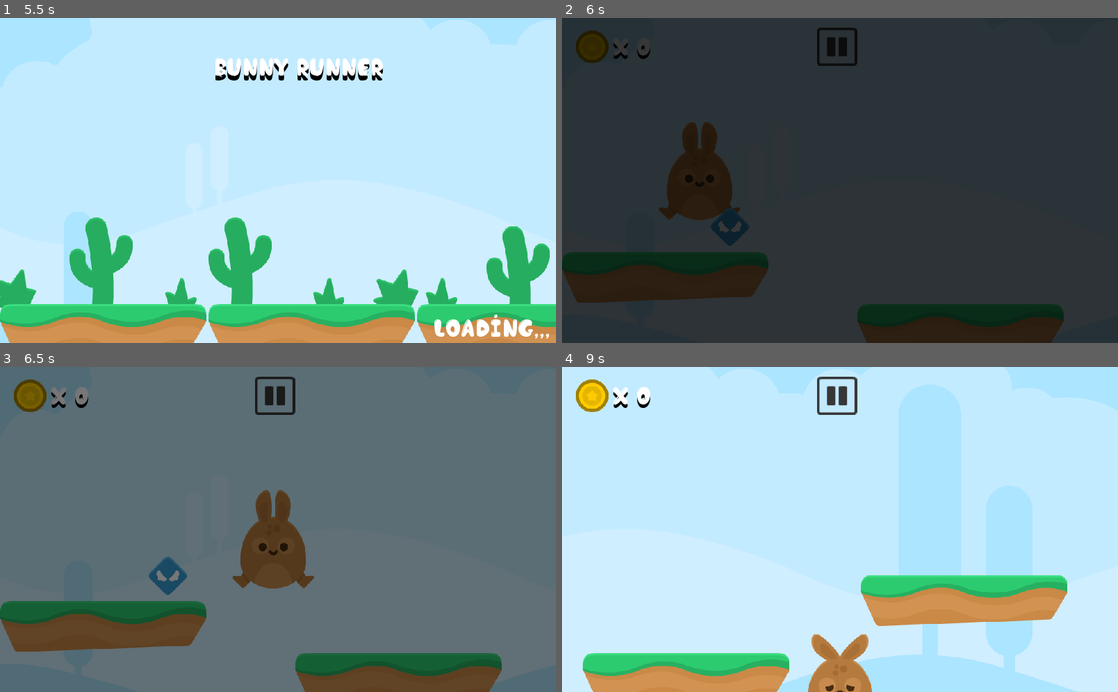
Above: before the commit, frames 1-4 (two rows, left to right).
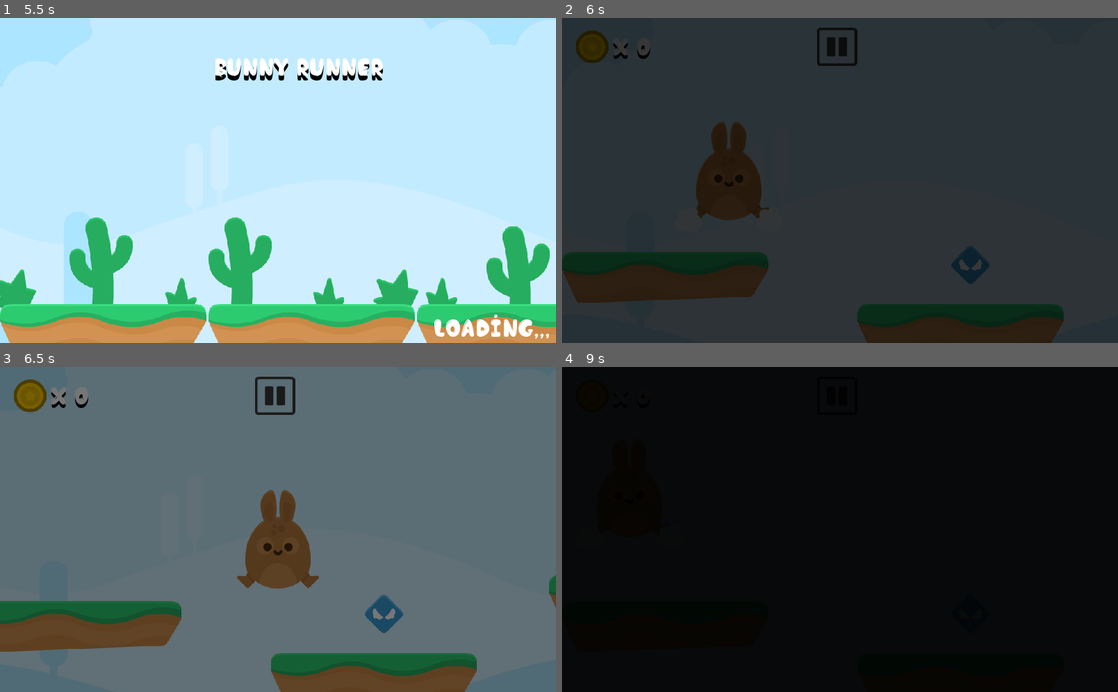
Above: after the commit, the same moments.

Repository: soapmactavish23/BunnyRunner
Game: Godot game, scene res://scenes/Menu.tscn
Two runs of this game, one before a commit and one after it. Both use one fixed random seed, a clock stepped at 60 frames per second and the inputs below. Sound files missing from this copy of the repository are replaced by a short silence.
Inputs (mouse positions are in pixels of both pictures, inside the frame that each line leads up to):
- Up to frame 1 (5.5 s): click "jogar" at 0.5 s; move the mouse to (400, 164) at 1.27 s; click (400, 164) at 1.42 s; move the mouse to (166, 196) at 2.02 s; click (166, 196) at 2.17 s; move the mouse to (333, 109) at 2.77 s; click (333, 109) at 2.92 s; move the mouse to (250, 245) at 3.52 s; click (250, 245) at 3.67 s; move the mouse to (444, 229) at 4.27 s; click (444, 229) at 4.42 s; move the mouse to (111, 131) at 5.02 s; click (111, 131) at 5.17 s
- Up to frame 2 (6 s): move the mouse to (867, 180) at 5.77 s; click (867, 180) at 5.92 s
- Up to frame 3 (6.5 s): no input
- Up to frame 4 (9 s): move the mouse to (756, 448) at 6.52 s; click (756, 448) at 6.67 s; move the mouse to (962, 513) at 7.27 s; click (962, 513) at 7.42 s; move the mouse to (728, 545) at 8.02 s; click (728, 545) at 8.17 s; move the mouse to (895, 458) at 8.77 s; click (895, 458) at 8.92 s

Frame 1 is identical in both runs. In frame 2, 3.8% of the frame differs, in the area x 17-77%, y 32-82%; in frame 3, 4.5%; in frame 4, 100%, in the area x 0-100%, y 0-100%.

Commit message:
'asas-finished'

Diff:
--- a/probs/HUD.tscn
+++ b/probs/HUD.tscn
@@ -6,8 +6,8 @@
 [ext_resource path="res://sprites/HUD/lineDark/lineDark09.png" type="Texture" id=4]
 [ext_resource path="res://sprites/HUD/lineDark/lineDark42.png" type="Texture" id=5]
 [ext_resource path="res://sprites/HUD/lineDark/lineDark37.png" type="Texture" id=6]
-[ext_resource path="res://sprites/HUD/lineDark/lineDark14.png" type="Texture" id=7]
-[ext_resource path="res://sprites/HUD/lineDark/lineDark12.png" type="Texture" id=8]
+[ext_resource path="res://sprites/HUD/lineDark/lineDark12.png" type="Texture" id=7]
+[ext_resource path="res://sprites/HUD/lineDark/lineDark14.png" type="Texture" id=8]
 
 [sub_resource type="DynamicFontData" id=1]
 font_path = "res://fonts/Chocolate Bar Demo.otf"
@@ -20,12 +20,12 @@
 animations = [ {
 "frames": [ ExtResource( 7 ) ],
 "loop": true,
-"name": "off",
+"name": "on",
 "speed": 5.0
 }, {
 "frames": [ ExtResource( 8 ) ],
 "loop": true,
-"name": "on",
+"name": "off",
 "speed": 5.0
 } ]
 
--- a/probs/Player.tscn
+++ b/probs/Player.tscn
@@ -1,13 +1,17 @@
-[gd_scene load_steps=13 format=2]
+[gd_scene load_steps=18 format=2]
 
 [ext_resource path="res://scripts/Player.gd" type="Script" id=1]
-[ext_resource path="res://sprites/Players/bunny1_jump.png" type="Texture" id=2]
-[ext_resource path="res://sprites/Players/bunny1_stand.png" type="Texture" id=3]
-[ext_resource path="res://sprites/Players/bunny1_walk1.png" type="Texture" id=4]
-[ext_resource path="res://sprites/Players/bunny1_walk2.png" type="Texture" id=5]
-[ext_resource path="res://sprites/Players/bunny1_hurt.png" type="Texture" id=6]
-[ext_resource path="res://sprites/Particles/smoke.png" type="Texture" id=7]
-[ext_resource path="res://samples/jump.wav" type="AudioStream" id=8]
+[ext_resource path="res://sprites/Items/wing_left.png" type="Texture" id=2]
+[ext_resource path="res://sprites/Items/wing_right.png" type="Texture" id=3]
+[ext_resource path="res://sprites/Players/bunny1_jump.png" type="Texture" id=4]
+[ext_resource path="res://sprites/Players/bunny1_stand.png" type="Texture" id=5]
+[ext_resource path="res://sprites/Players/bunny1_walk1.png" type="Texture" id=6]
+[ext_resource path="res://sprites/Players/bunny1_walk2.png" type="Texture" id=7]
+[ext_resource path="res://sprites/Players/bunny1_hurt.png" type="Texture" id=8]
+[ext_resource path="res://sprites/Particles/smoke.png" type="Texture" id=9]
+[ext_resource path="res://samples/jump.wav" type="AudioStream" id=10]
+[ext_resource path="res://samples/death.wav" type="AudioStream" id=11]
+[ext_resource path="res://samples/flap.wav" type="AudioStream" id=12]
 
 [sub_resource type="CapsuleShape2D" id=1]
 radius = 63.3487
@@ -15,26 +19,55 @@
 
 [sub_resource type="SpriteFrames" id=2]
 animations = [ {
-"frames": [ ExtResource( 2 ), ExtResource( 3 ) ],
+"frames": [ ExtResource( 4 ), ExtResource( 5 ) ],
 "loop": true,
 "name": "victory",
 "speed": 8.0
 }, {
-"frames": [ ExtResource( 2 ) ],
+"frames": [ ExtResource( 4 ) ],
 "loop": false,
 "name": "jump",
 "speed": 5.0
 }, {
-"frames": [ ExtResource( 4 ), ExtResource( 5 ) ],
+"frames": [ ExtResource( 6 ), ExtResource( 7 ) ],
 "loop": true,
 "name": "walk",
 "speed": 8.0
 }, {
-"frames": [ ExtResource( 6 ) ],
+"frames": [ ExtResource( 8 ) ],
 "loop": true,
 "name": "hurt",
 "speed": 5.0
 } ]
+
+[sub_resource type="Animation" id=5]
+resource_name = "asas"
+length = 0.14
+step = 0.01
+tracks/0/type = "value"
+tracks/0/path = NodePath("asas/Sprite:rotation_degrees")
+tracks/0/interp = 1
+tracks/0/loop_wrap = true
+tracks/0/imported = false
+tracks/0/enabled = true
+tracks/0/keys = {
+"times": PoolRealArray( 0, 0.14 ),
+"transitions": PoolRealArray( 1, 1 ),
+"update": 0,
+"values": [ 25.0, -50.0 ]
+}
+tracks/1/type = "value"
+tracks/1/path = NodePath("asas/Sprite2:rotation_degrees")
+tracks/1/interp = 1
+tracks/1/loop_wrap = true
+tracks/1/imported = false
+tracks/1/enabled = true
+tracks/1/keys = {
+"times": PoolRealArray( 0, 0.14 ),
+"transitions": PoolRealArray( 1, 1 ),
+"update": 0,
+"values": [ -25.0, 50.0 ]
+}
 
 [sub_resource type="Animation" id=3]
 resource_name = "dust"
@@ -81,13 +114,28 @@
 }
 
 [node name="Player" type="KinematicBody2D"]
-position = Vector2( 36.6243, 324.048 )
 collision_layer = 15
 collision_mask = 15
 script = ExtResource( 1 )
 
 [node name="shape" type="CollisionShape2D" parent="."]
 shape = SubResource( 1 )
+
+[node name="asas" type="Node2D" parent="."]
+editor/display_folded = true
+visible = false
+
+[node name="Sprite" type="Sprite" parent="asas"]
+position = Vector2( -48.0003, 23.9998 )
+rotation = 0.436332
+texture = ExtResource( 2 )
+offset = Vector2( -40.7512, -31.4521 )
+
+[node name="Sprite2" type="Sprite" parent="asas"]
+position = Vector2( 46.9996, 18.9998 )
+rotation = -0.436332
+texture = ExtResource( 3 )
+offset = Vector2( 37.5363, -31.4961 )
 
 [node name="anim" type="AnimatedSprite" parent="."]
 frames = SubResource( 2 )
@@ -101,6 +149,7 @@
 limit_bottom = 0
 
 [node name="animation" type="AnimationPlayer" parent="."]
+anims/asas = SubResource( 5 )
 anims/dust = SubResource( 3 )
 anims/player_elastico = SubResource( 4 )
 
@@ -110,15 +159,21 @@
 
 [node name="smoke" type="Sprite" parent="dust"]
 position = Vector2( 74.6053, 67.2057 )
-texture = ExtResource( 7 )
+texture = ExtResource( 9 )
 
 [node name="smoke2" type="Sprite" parent="dust"]
 position = Vector2( -74.8684, 67.2057 )
-texture = ExtResource( 7 )
+texture = ExtResource( 9 )
 
 [node name="sound_jump" type="AudioStreamPlayer2D" parent="."]
-stream = ExtResource( 8 )
+stream = ExtResource( 10 )
 
 [node name="timer_game_over" type="Timer" parent="."]
 wait_time = 2.0
 one_shot = true
+
+[node name="sound_dead" type="AudioStreamPlayer2D" parent="."]
+stream = ExtResource( 11 )
+
+[node name="sound_voo" type="AudioStreamPlayer2D" parent="."]
+stream = ExtResource( 12 )
--- a/probs/enemy.tscn
+++ b/probs/enemy.tscn
@@ -37,17 +37,15 @@
 script = ExtResource( 1 )
 
 [node name="anim" type="AnimatedSprite" parent="."]
-position = Vector2( 702.982, 378.529 )
 frames = SubResource( 1 )
 playing = true
 
 [node name="particle" type="Particles2D" parent="."]
-position = Vector2( 702.982, 378.529 )
 emitting = false
 amount = 15
 one_shot = true
 explosiveness = 1.0
-process_material = SubResource( 3 )
+process_material = SubResource( 2 )
 texture = ExtResource( 7 )
 
 [node name="audio" type="AudioStreamPlayer2D" parent="."]
@@ -55,21 +53,21 @@
 
 [node name="enemy_damage" type="Area2D" parent="."]
 editor/display_folded = true
-position = Vector2( 702.982, 378.529 )
 collision_layer = 16
 collision_mask = 16
 
 [node name="shape" type="CollisionShape2D" parent="enemy_damage"]
-shape = SubResource( 2 )
+shape = SubResource( 3 )
 
 [node name="enemy_hurt" type="Area2D" parent="."]
 editor/display_folded = true
-position = Vector2( 699.377, 317.243 )
+position = Vector2( 0, -50 )
 collision_layer = 16
 collision_mask = 16
 
 [node name="shape" type="CollisionShape2D" parent="enemy_hurt"]
 position = Vector2( 5.55182, 0 )
 shape = SubResource( 4 )
+[connection signal="finished" from="audio" to="." method="_on_audio_finished"]
 [connection signal="body_entered" from="enemy_damage" to="." method="_on_enemy_damage_body_entered"]
 [connection signal="body_entered" from="enemy_hurt" to="." method="_on_enemy_hurt_body_entered"]
--- /dev/null
+++ b/probs/item_asas.tscn
@@ -0,0 +1,22 @@
+[gd_scene load_steps=5 format=2]
+
+[ext_resource path="res://scripts/item_asas.gd" type="Script" id=1]
+[ext_resource path="res://sprites/Items/powerup_wings.png" type="Texture" id=2]
+[ext_resource path="res://samples/coin.wav" type="AudioStream" id=3]
+
+[sub_resource type="CircleShape2D" id=1]
+radius = 35.3434
+
+[node name="item_asas" type="Area2D"]
+script = ExtResource( 1 )
+
+[node name="powerup_wings" type="Sprite" parent="."]
+texture = ExtResource( 2 )
+
+[node name="shape" type="CollisionShape2D" parent="."]
+shape = SubResource( 1 )
+
+[node name="audio" type="AudioStreamPlayer2D" parent="."]
+stream = ExtResource( 3 )
+[connection signal="body_entered" from="." to="." method="_on_item_asas_body_entered"]
+[connection signal="finished" from="audio" to="." method="_on_audio_finished"]
--- a/probs/moeda.tscn
+++ b/probs/moeda.tscn
@@ -49,3 +49,4 @@
 process_material = SubResource( 3 )
 texture = ExtResource( 7 )
 [connection signal="body_entered" from="." to="." method="_on_moeda_body_entered"]
+[connection signal="finished" from="audio" to="." method="_on_audio_finished"]
--- a/scenes/Fase_1.tscn
+++ b/scenes/Fase_1.tscn
@@ -7,7 +7,7 @@
 [ext_resource path="res://probs/musica.tscn" type="PackedScene" id=5]
 [ext_resource path="res://probs/fade.tscn" type="PackedScene" id=6]
 [ext_resource path="res://probs/HUD.tscn" type="PackedScene" id=7]
-[ext_resource path="res://sprites/Items/powerup_wings.png" type="Texture" id=8]
+[ext_resource path="res://probs/item_asas.tscn" type="PackedScene" id=8]
 
 [node name="Fase_1" type="Node2D"]
 script = ExtResource( 1 )
@@ -19,6 +19,7 @@
 
 [node name="Player" parent="." instance=ExtResource( 4 )]
 editor/display_folded = true
+position = Vector2( 90.631, 219.025 )
 collision_layer = 31
 collision_mask = 31
 
@@ -29,8 +30,5 @@
 
 [node name="HUD" parent="." instance=ExtResource( 7 )]
 
-[node name="Area2D" type="Area2D" parent="."]
-
-[node name="powerup_wings" type="Sprite" parent="Area2D"]
-position = Vector2( 309.602, 385.006 )
-texture = ExtResource( 8 )
+[node name="item_asas" parent="." instance=ExtResource( 8 )]
+position = Vector2( 752.741, 455.673 )
--- a/scripts/Moeda.gd
+++ b/scripts/Moeda.gd
@@ -4,8 +4,11 @@
 	pass
 
 func _on_moeda_body_entered(body):
-	$audio.play()
 	$anim.hide()
 	$Particles2D.emitting = true
 	yield($audio,"finished")
 	get_tree().call_group("hud", "add_moeda")
+	$audio.play()
+
+func _on_audio_finished():
+	queue_free()
--- a/scripts/Player.gd
+++ b/scripts/Player.gd
@@ -12,6 +12,8 @@
 var pulo_mola = false
 var morreu = false
 var kill_enemy = false
+var modo_voador = false
+var voo = false
 
 func _ready():
 	set_physics_process(true)
@@ -46,7 +48,6 @@
 			$anim.play("jump")
 			if jump_release:
 				velocity.y *= .3
-
 		if pulo_mola:
 			velocity.y = -1200
 
@@ -56,16 +57,26 @@
 		if position.y > 500:
 			dead()
 
+		if voo:
+			velocity.y = -800
+			collision_layer = 2
+			collision_mask = 2
+			$animation.play("asas")
+			$sound_voo.play()
+
 		was_on_floor = is_on_floor()
 		jump = false
 		jump_release = false
 		pulo_mola = false
 		kill_enemy = false
+		voo = false
 
 func _input(event):
 	if event is InputEventMouseButton:
 		if event.pressed:
 			jump = true
+			if modo_voador:
+				voo = true
 		else:
 			jump_release = true
 
@@ -77,6 +88,8 @@
 	pulo_mola = true
 
 func dead():
+	get_tree().call_group("scenes", "stop_song")
+	$sound_dead.play()
 	ending = true
 	morreu = true
 	$anim.play("hurt")
@@ -85,3 +98,7 @@
 
 func kill_enemy():
 	kill_enemy = true
+
+func ativar_asas():
+	$asas.show()
+	modo_voador = true
--- a/scripts/enemy.gd
+++ b/scripts/enemy.gd
@@ -8,7 +8,10 @@
 
 
 func _on_enemy_hurt_body_entered(body):
-	$audio.play()
 	$anim.hide()
 	$particle.emitting = true
 	get_tree().call_group("player", "kill_enemy")
+	$audio.play()
+
+func _on_audio_finished():
+	queue_free()
--- /dev/null
+++ b/scripts/item_asas.gd
@@ -0,0 +1,14 @@
+extends Area2D
+
+func _ready():
+	pass
+
+
+func _on_item_asas_body_entered(body):
+	get_tree().call_group("player", "ativar_asas")
+	$powerup_wings.hide()
+	$audio.play()
+
+
+func _on_audio_finished():
+	queue_free()
Not shown: 2 places in probs/enemy.tscn that only renumber resources
Not shown, added: samples/death.wav.import
Not shown, added: samples/death.wav
Not shown, added: samples/death.wav.zip
